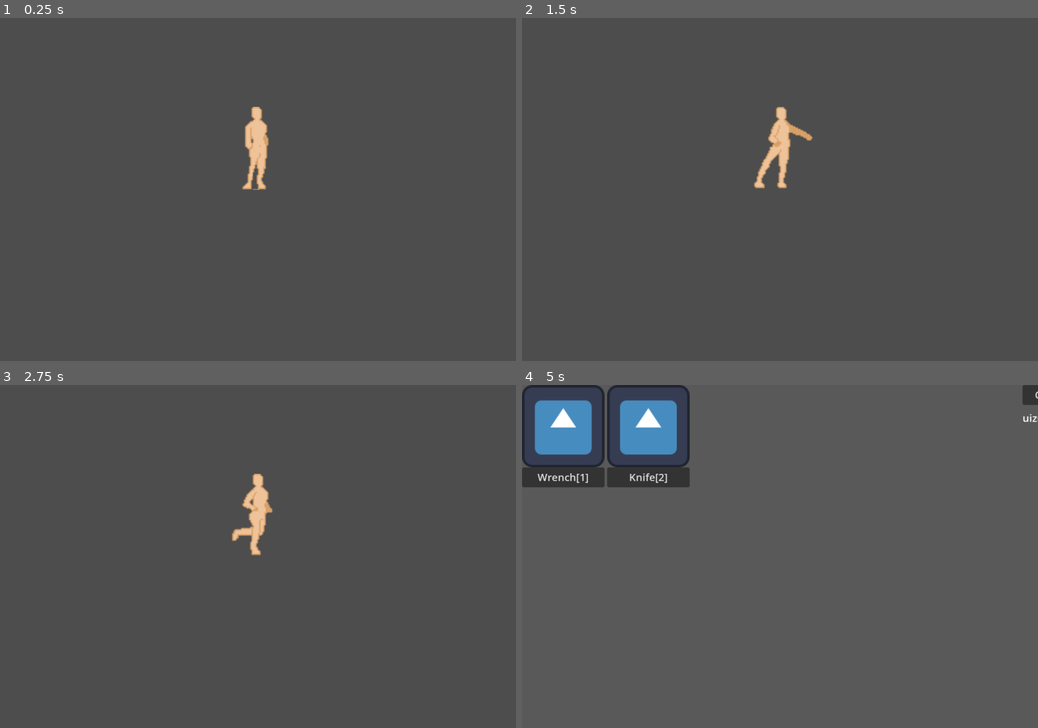
Above: before the commit, frames 1-4 (two rows, left to right).
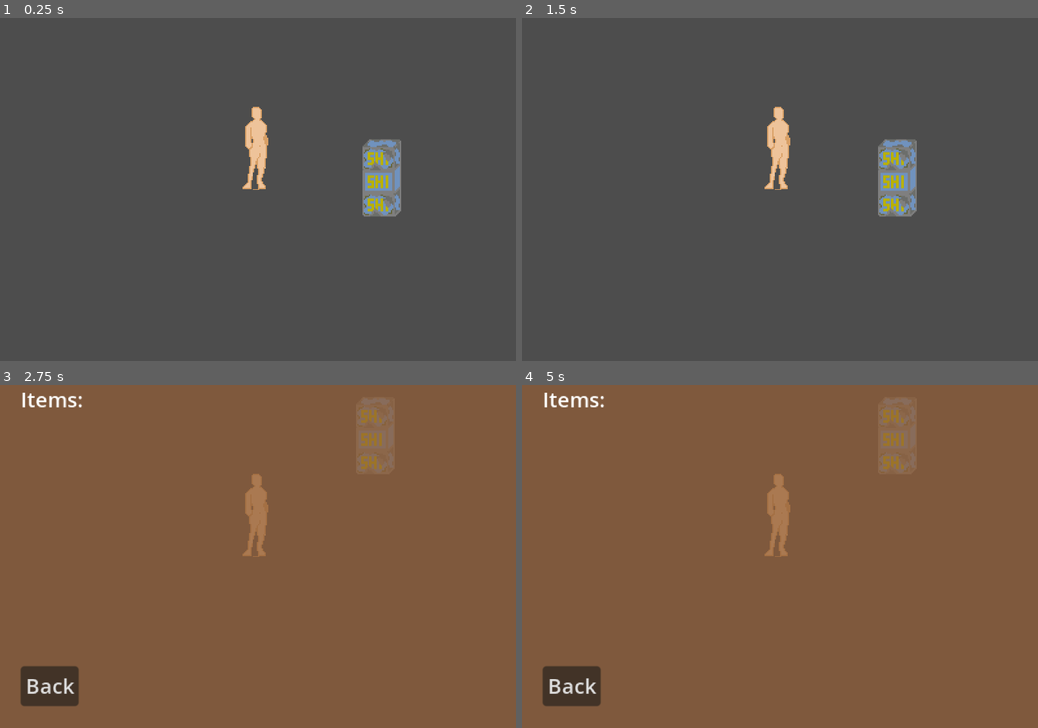
Above: after the commit, the same moments.

Repository: TimiLi45/GodotProject
Game: Godot game, scene res://Levels/Settlements/L_TestSettlement.tscn
The game is run twice, just before and just after one commit, with the same random seed, the same clock (stepped at 60 frames per second) and the same inputs. The engine's default icon, where the game draws it, is replaced by a stand-in: a white triangle on a blue panel in a dark square.
Inputs (mouse positions are in pixels of both pictures, inside the frame that each line leads up to):
- Up to frame 1 (0.25 s): no input
- Up to frame 2 (1.5 s): tap Enter at 0.5 s; move the mouse to (893, 172) at 0.52 s; hold D (RIGHT) 0.53-1.25 s; hold E 0.53-1.25 s; click (573, 319) at 1.25 s, where only the run after the commit has a clickable "Back"
- Up to frame 3 (2.75 s): move the mouse to (154, 573) at 2.02 s; hold S (DOWN) from 2.03 s (still down); tap Mouse wheel up (CAM_IN) at 2.1 s; tap E at 2.3 s
- Up to frame 4 (5 s): move the mouse to (831, 481) at 2.77 s; release S (DOWN) at 2.78 s; hold D (RIGHT) 2.78-3.53 s; hold E 2.78-3.53 s; tap Mouse wheel down (CAM_OUT) at 2.85 s; move the mouse to (754, 625) at 3.52 s; hold W (UP) 3.53-4.28 s; click (754, 625) at 3.6 s; tap E at 3.8 s; move the mouse to (934, 607) at 4.27 s; hold A (LEFT) from 4.28 s (still down); hold E from 4.28 s (still down); right-click (934, 607) at 4.35 s; tap I (INVENTORY) at 4.9 s

The runs differ from the first frame. In frame 1, 1.8% of the frame differs, in the area x 46-78%, y 25-58%; in frame 2, 2.4%; in frame 3, 100%; in frame 4, 100%, in the area x 0-100%, y 0-100%.

Commit message:
InventorySystemWorld

Diff:
--- a/Levels/Settlements/L_TestSettlement.tscn
+++ b/Levels/Settlements/L_TestSettlement.tscn
@@ -1,8 +1,9 @@
-[gd_scene load_steps=4 format=3 uid="uid://dk5rb33cli1pa"]
+[gd_scene load_steps=5 format=3 uid="uid://dk5rb33cli1pa"]
 
 [ext_resource type="Script" path="res://Levels/Settlements/LS_TestLevel.gd" id="1_n0xeu"]
 [ext_resource type="PackedScene" uid="uid://b1o4y5r5y3ugo" path="res://Player/Player_Pawn.tscn" id="2_jaf70"]
-[ext_resource type="PackedScene" uid="uid://dkqpa2bbrluy2" path="res://Buildings/MISC/B_BunkerEntrance.tscn" id="3_iwvpc"]
+[ext_resource type="PackedScene" uid="uid://dkqpa2bbrluy2" path="res://ScriptObjects/Buildings/MISC/B_BunkerEntrance.tscn" id="3_iwvpc"]
+[ext_resource type="PackedScene" uid="uid://0ha5x37j58dn" path="res://ScriptObjects/Box.tscn" id="4_6l1ia"]
 
 [node name="Main" type="Node2D"]
 script = ExtResource("1_n0xeu")
@@ -13,9 +14,22 @@
 
 [node name="Settlement" type="Node" parent="."]
 
-[node name="PlayerPawn" parent="." instance=ExtResource("2_jaf70")]
-position = Vector2(288, 224)
-
 [node name="BBunkerEntrance" parent="." instance=ExtResource("3_iwvpc")]
 z_index = -1
 position = Vector2(1024, 512)
+
+[node name="Node2D" type="Node2D" parent="."]
+y_sort_enabled = true
+
+[node name="PlayerPawn" parent="Node2D" instance=ExtResource("2_jaf70")]
+y_sort_enabled = true
+position = Vector2(288, 224)
+
+[node name="Chest" parent="Node2D" instance=ExtResource("4_6l1ia")]
+y_sort_enabled = true
+position = Vector2(384, 216)
+boxID = "box1"
+dismantle = false
+boxOffset = 18
+boxPath2 = "res://Assets_Sprites/Objects/Vault/Box_Vault_2.png"
+boxPath3 = "res://Assets_Sprites/Objects/Vault/Box_Vault_1.png"
--- a/Levels/Vault/L_Vault1.tscn
+++ b/Levels/Vault/L_Vault1.tscn
@@ -1,11 +1,13 @@
-[gd_scene load_steps=9 format=3 uid="uid://qmn7tcmfnpm"]
+[gd_scene load_steps=11 format=3 uid="uid://qmn7tcmfnpm"]
 
 [ext_resource type="Texture2D" uid="uid://cecn3bqlip544" path="res://Assets_Sprites/Buildings/Vault/Vault_Spawnroom.png" id="2_g5bep"]
 [ext_resource type="Texture2D" uid="uid://bj8co3lhki3y3" path="res://Assets_Sprites/Buildings/Vault/Vault_Pod.png" id="2_teygs"]
-[ext_resource type="PackedScene" uid="uid://d0l1pkbaketnv" path="res://Buildings/MISC/B_LevelSwitch.tscn" id="3_hwb0g"]
+[ext_resource type="PackedScene" uid="uid://d0l1pkbaketnv" path="res://ScriptObjects/Buildings/MISC/B_LevelSwitch.tscn" id="3_hwb0g"]
 [ext_resource type="PackedScene" uid="uid://b1o4y5r5y3ugo" path="res://Player/Player_Pawn.tscn" id="3_mv3co"]
 [ext_resource type="PackedScene" uid="uid://dar2n42kts7k8" path="res://NPCs/Test_Enemy.tscn" id="4_rjm1f"]
 [ext_resource type="Texture2D" uid="uid://nn5e8nrs7deb" path="res://Assets_Sprites/Buildings/Vault/Vault_Tileset.png" id="6_enxcn"]
+[ext_resource type="Texture2D" uid="uid://7juhix1slycx" path="res://Assets_Sprites/Objects/Vault/Box_Vault_1.png" id="7_watag"]
+[ext_resource type="Texture2D" uid="uid://vwyoe2jcubsr" path="res://Assets_Sprites/Objects/Vault/Box_Vault_2.png" id="8_6j6ho"]
 
 [sub_resource type="TileSetAtlasSource" id="TileSetAtlasSource_m0jlp"]
 texture = ExtResource("6_enxcn")
@@ -154,3 +156,15 @@
 tile_set = SubResource("TileSet_v2oc6")
 format = 2
 layer_0/tile_data = PackedInt32Array(1835068, 0, 1, 1835067, 0, 1, 1835066, 0, 1, 1900602, 0, 2, 1900603, 0, 2, 1900604 …(44917 unchanged characters)…
+
+[node name="BoxVault1" type="Sprite2D" parent="."]
+position = Vector2(1361, 642)
+texture = ExtResource("7_watag")
+
+[node name="BoxVault3" type="Sprite2D" parent="."]
+position = Vector2(1388, 642)
+texture = ExtResource("8_6j6ho")
+
+[node name="BoxVault2" type="Sprite2D" parent="."]
+position = Vector2(1361, 624)
+texture = ExtResource("7_watag")
--- a/Player/Player_Pawn.gd
+++ b/Player/Player_Pawn.gd
@@ -50,6 +50,7 @@
 		if walking == false:
 			animation_player.play("idle")
 		move_and_slide()
+
 	else:
 		if blockInput:
 			pass
--- a/Player/Player_Pawn.tscn
+++ b/Player/Player_Pawn.tscn
@@ -88,6 +88,7 @@
 position = Vector2(0, -9.53674e-07)
 scale = Vector2(0.336368, -0.171214)
 shape = SubResource("CapsuleShape2D_fmxek")
+debug_color = Color(0, 0.6, 0.701961, 0.419608)
 
 [node name="Camera2D" type="Camera2D" parent="."]
 zoom = Vector2(2, 2)
--- /dev/null
+++ b/ScriptObjects/Box.tscn
@@ -0,0 +1,57 @@
+[gd_scene load_steps=5 format=3 uid="uid://0ha5x37j58dn"]
+
+[ext_resource type="Script" path="res://ScriptObjects/SO_Box.gd" id="1_wbygg"]
+[ext_resource type="Texture2D" uid="uid://7juhix1slycx" path="res://Assets_Sprites/Objects/Vault/Box_Vault_1.png" id="2_rasou"]
+
+[sub_resource type="RectangleShape2D" id="RectangleShape2D_8ok0i"]
+size = Vector2(52, 20)
+
+[sub_resource type="RectangleShape2D" id="RectangleShape2D_gxf1d"]
+size = Vector2(32, 25)
+
+[node name="Chest" type="Node2D"]
+z_as_relative = false
+script = ExtResource("1_wbygg")
+boxPath1 = "res://Assets_Sprites/Objects/Vault/Box_Vault_1.png"
+
+[node name="Node2D" type="Node2D" parent="."]
+z_as_relative = false
+
+[node name="S_Box1" type="Sprite2D" parent="Node2D"]
+position = Vector2(0, 14)
+texture = ExtResource("2_rasou")
+
+[node name="S_Box2" type="Sprite2D" parent="Node2D"]
+position = Vector2(0, 14)
+
+[node name="S_Box3" type="Sprite2D" parent="Node2D"]
+position = Vector2(0, 14)
+
+[node name="Area2D" type="Area2D" parent="."]
+position = Vector2(0, -9)
+
+[node name="CollisionShape2D" type="CollisionShape2D" parent="Area2D"]
+position = Vector2(0, 38)
+shape = SubResource("RectangleShape2D_8ok0i")
+
+[node name="Area2D2" type="Area2D" parent="."]
+position = Vector2(0, -9)
+disable_mode = 1
+
+[node name="CollisionShape2D" type="CollisionShape2D" parent="Area2D2"]
+position = Vector2(0, 25.5)
+shape = SubResource("RectangleShape2D_gxf1d")
+
+[node name="Label" type="Label" parent="."]
+visible = false
+z_index = 1
+offset_left = -31.0
+offset_top = -40.0
+offset_right = 31.0
+offset_bottom = -17.0
+text = "Loot \"E\""
+
+[connection signal="body_entered" from="Area2D" to="." method="_on_area_2d_body_entered"]
+[connection signal="body_exited" from="Area2D" to="." method="_on_area_2d_body_exited"]
+[connection signal="body_entered" from="Area2D2" to="." method="_on_area_2d_body_entered"]
+[connection signal="body_exited" from="Area2D2" to="." method="_on_area_2d_body_exited"]
--- a/Buildings/MISC/B_BunkerEntrance.tscn
+++ b/ScriptObjects/Buildings/MISC/B_BunkerEntrance.tscn
@@ -1,8 +1,8 @@
 [gd_scene load_steps=6 format=3 uid="uid://dkqpa2bbrluy2"]
 
-[ext_resource type="Script" path="res://Buildings/MISC/B_BunkerEntrance.gd" id="1_h8cs8"]
+[ext_resource type="Script" path="res://ScriptObjects/Buildings/MISC/B_BunkerEntrance.gd" id="1_h8cs8"]
 [ext_resource type="Texture2D" uid="uid://84vab0ioenn0" path="res://Assets_Sprites/Buildings/MISC/Bunker_entrance.png" id="1_m7vvb"]
-[ext_resource type="PackedScene" uid="uid://d0l1pkbaketnv" path="res://Buildings/MISC/B_LevelSwitch.tscn" id="3_6tv6l"]
+[ext_resource type="PackedScene" uid="uid://d0l1pkbaketnv" path="res://ScriptObjects/Buildings/MISC/B_LevelSwitch.tscn" id="3_6tv6l"]
 
 [sub_resource type="RectangleShape2D" id="RectangleShape2D_7w63d"]
 size = Vector2(192, 132.375)
--- a/Buildings/MISC/B_LevelSwitch.tscn
+++ b/ScriptObjects/Buildings/MISC/B_LevelSwitch.tscn
@@ -1,6 +1,6 @@
 [gd_scene load_steps=4 format=3 uid="uid://d0l1pkbaketnv"]
 
-[ext_resource type="Script" path="res://Buildings/MISC/B_LevelSwitch.gd" id="1_6fgj8"]
+[ext_resource type="Script" path="res://ScriptObjects/Buildings/MISC/B_LevelSwitch.gd" id="1_6fgj8"]
 [ext_resource type="Texture2D" uid="uid://dfbn3nub3x0c7" path="res://Assets_Sprites/Buildings/Vault/Vault_ExitBay.png" id="2_pt54o"]
 
 [sub_resource type="RectangleShape2D" id="RectangleShape2D_p88o4"]
--- a/Buildings/Production/B_FarmSpot.tscn
+++ b/ScriptObjects/Buildings/Production/B_FarmSpot.tscn
@@ -1,6 +1,6 @@
 [gd_scene load_steps=3 format=3 uid="uid://dg16nhxob78la"]
 
-[ext_resource type="Script" path="res://Buildings/Production/B_FarmSpot.gd" id="1_qegd8"]
+[ext_resource type="Script" path="res://ScriptObjects/Buildings/Production/B_FarmSpot.gd" id="1_qegd8"]
 
 [sub_resource type="RectangleShape2D" id="RectangleShape2D_s860j"]
 
--- a/Buildings/Production/B_ScrapinStation.tscn
+++ b/ScriptObjects/Buildings/Production/B_Kitchen.tscn
@@ -1,17 +1,17 @@
-[gd_scene load_steps=4 format=3 uid="uid://ds8ckm2jpl4sy"]
+[gd_scene load_steps=4 format=3 uid="uid://1fmht62lrayk"]
 
-[ext_resource type="Script" path="res://Buildings/Production/B_ScrapinStation.gd" id="1_igy0o"]
-[ext_resource type="Texture2D" uid="uid://dc6pboab4o6h6" path="res://Assets_Sprites/Buildings/Production/ScrapStation.png" id="2_bwuis"]
+[ext_resource type="Script" path="res://ScriptObjects/Buildings/Production/B_Kitchen.gd" id="1_npylk"]
+[ext_resource type="Texture2D" uid="uid://b076tvb6h601e" path="res://Assets_Sprites/Buildings/Production/Kitchen.png" id="2_idnes"]
 
 [sub_resource type="RectangleShape2D" id="RectangleShape2D_s860j"]
 size = Vector2(48, 48)
 
 [node name="BFarmSpot" type="Node2D"]
-script = ExtResource("1_igy0o")
+script = ExtResource("1_npylk")
 
 [node name="Sprite2D" type="Sprite2D" parent="."]
 position = Vector2(32, 32)
-texture = ExtResource("2_bwuis")
+texture = ExtResource("2_idnes")
 
 [node name="Area2D" type="Area2D" parent="."]
 disable_mode = 2
@@ -25,3 +25,9 @@
 [node name="Polygon2D" type="Polygon2D" parent="."]
 color = Color(1, 1, 1, 0)
 polygon = PackedVector2Array(16, 8, 32, 32, 56, 8)
+
+[node name="Button" type="Button" parent="."]
+offset_right = 64.0
+offset_bottom = 64.0
+
+[connection signal="pressed" from="Button" to="." method="_on_button_pressed"]
--- a/Buildings/Production/B_Kitchen.tscn
+++ b/ScriptObjects/Buildings/Production/B_ScrapinStation.tscn
@@ -1,17 +1,17 @@
-[gd_scene load_steps=4 format=3 uid="uid://1fmht62lrayk"]
+[gd_scene load_steps=4 format=3 uid="uid://ds8ckm2jpl4sy"]
 
-[ext_resource type="Script" path="res://Buildings/Production/B_Kitchen.gd" id="1_npylk"]
-[ext_resource type="Texture2D" uid="uid://b076tvb6h601e" path="res://Assets_Sprites/Buildings/Production/Kitchen.png" id="2_idnes"]
+[ext_resource type="Script" path="res://ScriptObjects/Buildings/Production/B_ScrapinStation.gd" id="1_igy0o"]
+[ext_resource type="Texture2D" uid="uid://dc6pboab4o6h6" path="res://Assets_Sprites/Buildings/Production/ScrapStation.png" id="2_bwuis"]
 
 [sub_resource type="RectangleShape2D" id="RectangleShape2D_s860j"]
 size = Vector2(48, 48)
 
 [node name="BFarmSpot" type="Node2D"]
-script = ExtResource("1_npylk")
+script = ExtResource("1_igy0o")
 
 [node name="Sprite2D" type="Sprite2D" parent="."]
 position = Vector2(32, 32)
-texture = ExtResource("2_idnes")
+texture = ExtResource("2_bwuis")
 
 [node name="Area2D" type="Area2D" parent="."]
 disable_mode = 2
@@ -25,9 +25,3 @@
 [node name="Polygon2D" type="Polygon2D" parent="."]
 color = Color(1, 1, 1, 0)
 polygon = PackedVector2Array(16, 8, 32, 32, 56, 8)
-
-[node name="Button" type="Button" parent="."]
-offset_right = 64.0
-offset_bottom = 64.0
-
-[connection signal="pressed" from="Button" to="." method="_on_button_pressed"]
--- a/Buildings/Production/B_SleepingBag.tscn
+++ b/ScriptObjects/Buildings/Production/B_SleepingBag.tscn
@@ -1,6 +1,6 @@
 [gd_scene load_steps=4 format=3 uid="uid://d4juii0civi58"]
 
-[ext_resource type="Script" path="res://Buildings/Production/B_SleepingBag.gd" id="1_eki73"]
+[ext_resource type="Script" path="res://ScriptObjects/Buildings/Production/B_SleepingBag.gd" id="1_eki73"]
 [ext_resource type="Texture2D" uid="uid://c50uq3wj0ujal" path="res://Assets_Sprites/Buildings/Production/SleepingBack.png" id="1_ol8om"]
 
 [sub_resource type="RectangleShape2D" id="RectangleShape2D_s860j"]
--- /dev/null
+++ b/ScriptObjects/SO_Box.gd
@@ -0,0 +1,43 @@
+extends Node2D
+
+@export var boxID     : String
+@export var dismantle : bool = false
+@export var boxOffset : int
+@export var boxPath1  : String
+@export var boxPath2  : String
+@export var boxPath3  : String
+
+
+@onready var boxSprite1 = $Node2D/S_Box1
+@onready var boxSprite2 = $Node2D/S_Box2
+@onready var boxSprite3 = $Node2D/S_Box3
+
+@onready var label = $Label
+
+
+func _ready():
+	#
+	boxSprite1.texture = load(boxPath1)
+	boxSprite2.texture = load(boxPath2)
+	boxSprite2.position.y  -= boxOffset
+	boxSprite3.texture = load(boxPath3)
+	boxSprite3.position.y  -= (boxOffset*2)
+
+func _on_area_2d_body_entered(body):
+	if body != AlGameData.playerPawn:
+		return
+	label.visible = true
+
+func _on_area_2d_body_exited(body):
+	if body != AlGameData.playerPawn:
+		return
+	label.visible = false
+
+
+func _process(_delta):
+	if Input.is_key_pressed(KEY_E) and !AlGameData.playerPawn.uiOpen :
+		if AlWorldManager.has_item_in_level(boxID):
+			AlGameData.playerPawn.ui_open()
+			var newUI = load("res://UserInterface/Player/Inventory/Loot/UI_Loot.tscn").instantiate()
+			newUI.get_data(boxID)
+			add_child(newUI)
--- a/Scripts/Autoload/AL_GameData.gd
+++ b/Scripts/Autoload/AL_GameData.gd
@@ -33,7 +33,7 @@
 		sizeX=32,
 		sizeY=32,
 		spritePath="res://Assets_Sprites/Buildings/Production/Farming/Farm_Plot.png",
-		buildingpath="res://Buildings/Production/B_FarmSpot.tscn",
+		buildingpath="res://ScriptObjects/Buildings/Production/B_FarmSpot.tscn",
 		},
 	"KI":{
 		buildingName="Kitchen",
@@ -41,7 +41,7 @@
 		sizeX=64,
 		sizeY=64,
 		spritePath="res://Assets_Sprites/Buildings/Production/Kitchen.png",
-		buildingpath="res://Buildings/Production/B_Kitchen.tscn",
+		buildingpath="res://ScriptObjects/Buildings/Production/B_Kitchen.tscn",
 		},
 	"SB":{
 		buildingName="Sleepingbag",
@@ -49,7 +49,7 @@
 		sizeX=64,
 		sizeY=32,
 		spritePath="res://Assets_Sprites/Buildings/Production/SleepingBack.png",
-		buildingpath="res://Buildings/Production/B_SleepingBag.tscn",
+		buildingpath="res://ScriptObjects/Buildings/Production/B_SleepingBag.tscn",
 		},
 	"SS":{
 		buildingName="Scraping Station",
@@ -57,6 +57,6 @@
 		sizeX=64,
 		sizeY=64,
 		spritePath="res://Assets_Sprites/Buildings/Production/ScrapStation.png",
-		buildingpath="res://Buildings/Production/B_ScrapinStation.tscn",
+		buildingpath="res://ScriptObjects/Buildings/Production/B_ScrapinStation.tscn",
 		},
 }
--- a/Scripts/Autoload/AL_PlayerInventory.gd
+++ b/Scripts/Autoload/AL_PlayerInventory.gd
@@ -1,7 +1,7 @@
 extends Node
 
-## Typ == 0
-var iWeapons    : Array[int] = [0,0,0,0,0,0]
+
+var iWeapons    : Array[int] = [0,0,0,0,0,0] ## Typ == 0
 var iUsable     : Array[int]  ## Typ == 1
 var iQuest      : Array[int]  ## Typ == 2
 var iRessources : Array[int]  ## Typ == 3
@@ -21,6 +21,15 @@
 		weapon_exp_type=1,
 	},
 	}
+const RESOURCES: Dictionary = {
+	0:{
+		resourceName="Iron Plate",
+		description="A plate made out of Iron",
+	},
+	1:{
+		resourceName="Iron Rod",
+		description="A rod made out of Iron",
+	} }
 
 
 func _ready():
--- a/Scripts/Autoload/AL_WorldManager.gd
+++ b/Scripts/Autoload/AL_WorldManager.gd
@@ -10,7 +10,7 @@
 
 var newLevel
 
-var itemsInLevel : Array
+var itemsInLevel : Array = [["box1",1,1,1],["box1",1,0,1]]
 
 func _ready():
 	print("WorldManager     ------------------------ READY")
@@ -59,9 +59,21 @@
 
 #### ---------------------- Items in Level  --------------------------------------
 
-func add_item_in_level(_item : Array):
-	pass
+func add_item_in_level(_objectID : String,_id : int , _typ : int ,_amount : int):
+	itemsInLevel.append_array([_objectID,_id,_typ,_amount])
 
+func remove_item_in_level(_objectID : String,_id : int , _typ : int ,_amount : int):
+	for i in itemsInLevel:
+		if i[0] == _objectID and i[1] == _id and i[2] == _typ:
+			i[3] -= _amount
+			if 0 >= i[3] :
+				itemsInLevel.remove_at(itemsInLevel.find(i))
+
+func has_item_in_level(_objectID : String) -> bool:
+	for i in itemsInLevel:
+		if i[0] == _objectID:
+			return true
+	return false
 
 #### ---------------------- Time -----------------------------------------------
 
--- /dev/null
+++ b/UserInterface/Player/Inventory/Loot/UI_Loot.gd
@@ -0,0 +1,13 @@
+extends CanvasLayer
+
+var objectID : String
+
+func get_data(_objectID : String):
+	objectID = _objectID
+	for i in AlWorldManager.itemsInLevel:
+		if i[0] == objectID:
+			print(i)
+
+func _on_button_pressed():
+	AlGameData.playerPawn.ui_close()
+	self.queue_free()
--- /dev/null
+++ b/UserInterface/Player/Inventory/Loot/UI_Loot.tscn
@@ -0,0 +1,45 @@
+[gd_scene load_steps=2 format=3 uid="uid://dfuwulx3beo37"]
+
+[ext_resource type="Script" path="res://UserInterface/Player/Inventory/Loot/UI_Loot.gd" id="1_p3c7q"]
+
+[node name="UiLoot" type="CanvasLayer"]
+script = ExtResource("1_p3c7q")
+
+[node name="ColorRect" type="ColorRect" parent="."]
+anchors_preset = 15
+anchor_right = 1.0
+anchor_bottom = 1.0
+grow_horizontal = 2
+grow_vertical = 2
+color = Color(0.568627, 0.368627, 0.215686, 0.733333)
+
+[node name="Label" type="Label" parent="."]
+offset_left = 32.0
+offset_right = 80.0
+offset_bottom = 23.0
+scale = Vector2(2, 2)
+text = "Items:"
+
+[node name="ScrollContainer" type="ScrollContainer" parent="."]
+custom_minimum_size = Vector2(300, 600)
+offset_left = 32.0
+offset_top = 64.0
+offset_right = 72.0
+offset_bottom = 104.0
+
+[node name="VBoxContainer" type="VBoxContainer" parent="ScrollContainer"]
+layout_mode = 2
+
+[node name="Button" type="Button" parent="."]
+anchors_preset = 2
+anchor_top = 1.0
+anchor_bottom = 1.0
+offset_left = 32.0
+offset_top = -96.0
+offset_right = 77.0
+offset_bottom = -65.0
+grow_vertical = 0
+scale = Vector2(2, 2)
+text = "Back"
+
+[connection signal="pressed" from="Button" to="." method="_on_button_pressed"]
--- a/project.godot
+++ b/project.godot
@@ -86,3 +86,7 @@
 "events": [Object(InputEventKey,"resource_local_to_scene":false,"resource_name":"","device":-1,"window_id":0,"alt_pressed":false,"shift_pressed":false,"ctrl_pressed":false,"meta_pressed":false,"pressed":false,"keycode":0,"physical_keycode":73,"key_label":0,"unicode":105,"echo":false,"script":null)
 ]
 }
+
+[rendering]
+
+textures/canvas_textures/default_texture_filter=0
Binary file added: Assets_Sprites/Objects/Vault/Box_Vault_1.png
Not shown, added: Assets_Sprites/Objects/Vault/Box_Vault_1.png.import
Binary file added: Assets_Sprites/Objects/Vault/Box_Vault_2.png
Not shown, added: Assets_Sprites/Objects/Vault/Box_Vault_2.png.import
Renamed: Buildings/MISC/B_BunkerEntrance.gd -> ScriptObjects/Buildings/MISC/B_BunkerEntrance.gd
Renamed: Buildings/MISC/B_LevelSwitch.gd -> ScriptObjects/Buildings/MISC/B_LevelSwitch.gd
Renamed: Buildings/Production/B_FarmSpot.gd -> ScriptObjects/Buildings/Production/B_FarmSpot.gd
Renamed: Buildings/Production/B_Kitchen.gd -> ScriptObjects/Buildings/Production/B_Kitchen.gd
Renamed: Buildings/Production/B_ScrapinStation.gd -> ScriptObjects/Buildings/Production/B_ScrapinStation.gd
Renamed: Buildings/Production/B_SleepingBag.gd -> ScriptObjects/Buildings/Production/B_SleepingBag.gd
